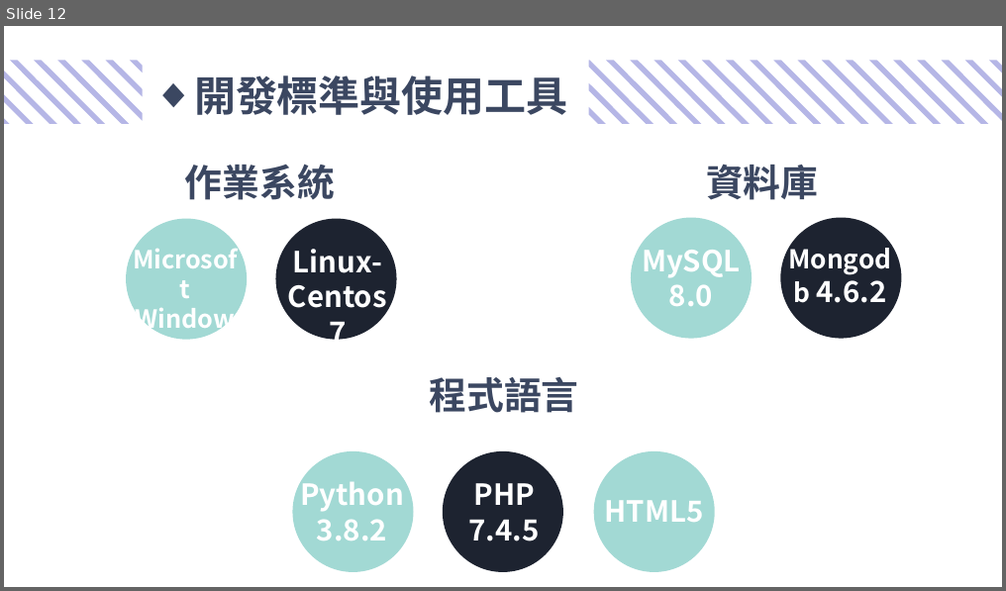
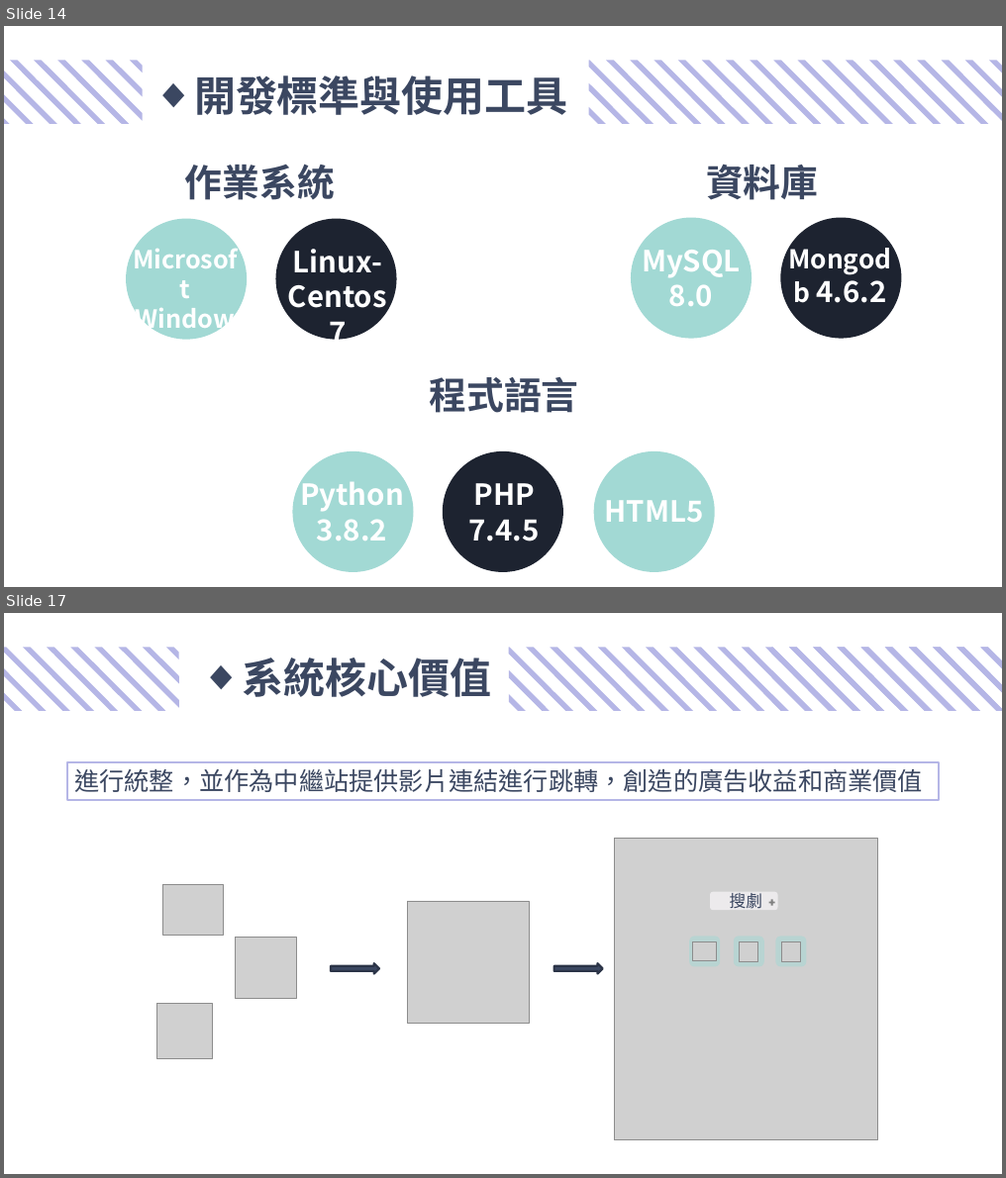
Before and after one commit to Case109504/case109504, a slide deck: 二評文件/109504二評簡報.pptx. Shown one above the other, each under a label of ours: slide 12 before the commit, slides 14 and 17 after it; the slides between them are not shown. The pictures are 1006x591 and 1006x1178 pixels, drawn with LibreOffice and Linux fonts; fonts in the diff are those of the drawing; grey boxes stand for pictures; background and template pictures are left out. Boxes give left, top, right and bottom in pixels: in the first picture for what was removed or moved away, otherwise in the second. Text is boxed around its words. In the diff, an @@ line names an element or a change of style, - is before the commit and + after.

Commit message:
新增商業價值 結論 介面

```diff
--- a/二評文件/109504二評簡報.pptx
+++ b/二評文件/109504二評簡報.pptx
@@ slide 17 added at [4, 613, 1002, 1174], background #FFFFFF @@
@@ group added at [4, 648, 179, 711]: 10 freeform shapes @@
@@ text added at [242, 658, 491, 697], 40 pt, text #3B4761, bold @@
+◆ 系統核心價值
@@ group added at [509, 648, 1002, 711]: 35 freeform shapes @@
@@ rectangle added at [67, 762, 939, 800], fill #FFFFFF, outline #B5B6E6 2 pt, 24 pt, text #3B4761 @@
+進行統整，並作為中繼站提供影片連結進行跳轉，創造的廣告收益和商業價值
@@ group added at [156, 839, 877, 1140]: 8 pictures, 4 rounded rectangles, 2 right arrows, 1 plus sign @@
+搜劇
@@ what was slide 12 is now slide 14 @@
```
Also in this commit, not shown: 8 slides changed, 7 other slides added, 3 slides removed.
